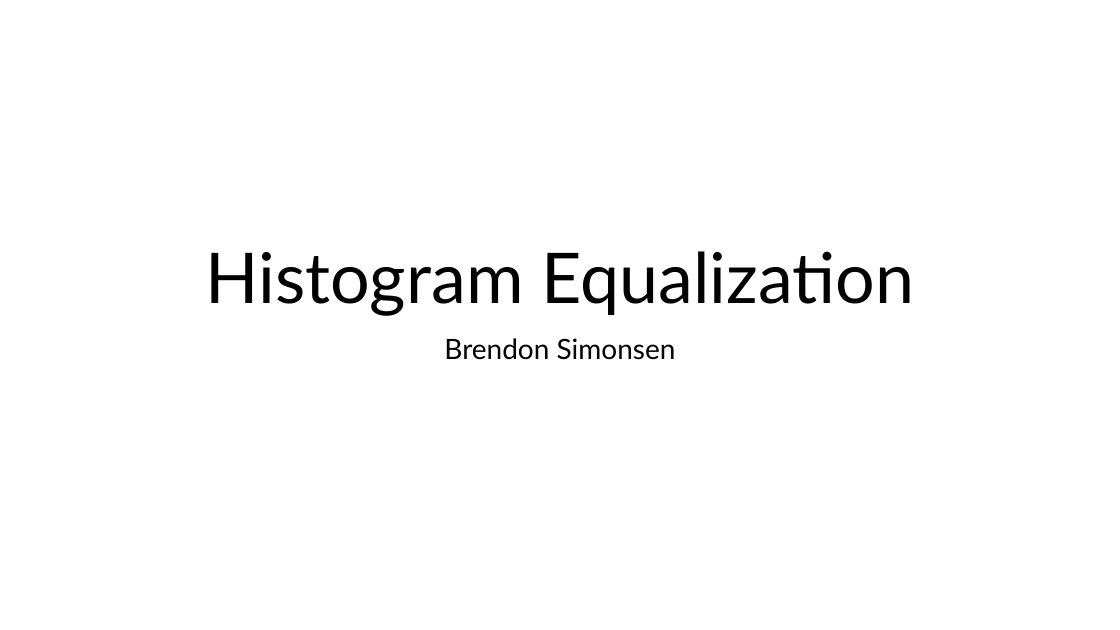
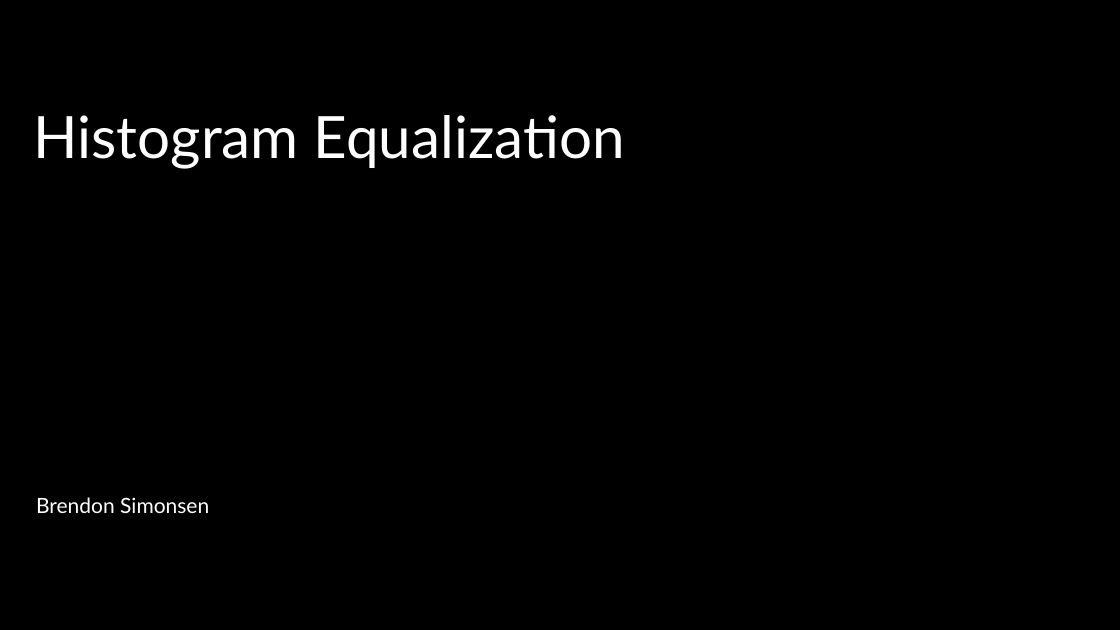
Before and after one commit to bsimonsen27/WSU-Fall26, a slide deck: slide 1 of ECE6220/project/Histogram Equalization.pptx. Drawn at 1120x630 pixels with LibreOffice and Linux fonts; fonts in the diff are those of the drawing. Boxes give left, top, right and bottom in pixels: in the first picture for what was removed or moved away, otherwise in the second. Text is boxed around its words. In the diff, an @@ line names an element or a change of style, - is before the commit and + after.

```diff
--- a/ECE6220/project/Histogram Equalization.pptx
+++ b/ECE6220/project/Histogram Equalization.pptx
@@ background #FFFFFF to #000000 @@
@@ title "Histogram Equalization": place and size @@
-title "Histogram Equalization" at bbox=[205, 251, 914, 316]
+title "Histogram Equalization" at bbox=[34, 115, 625, 169]
@@ title "Histogram Equalization" at bbox=[34, 115, 625, 169]: size 60 to 50 pt, text colour #000000 to #FFFFFF; alignment centre to left; vertical alignment bottom to top @@
@@ subtitle "Brendon Simonsen": place and size @@
-subtitle "Brendon Simonsen" at bbox=[444, 338, 676, 360]
+subtitle "Brendon Simonsen" at bbox=[36, 497, 209, 513]
@@ subtitle "Brendon Simonsen" at bbox=[36, 497, 209, 513]: size 24 to 18 pt, text colour #000000 to #FFFFFF; alignment centre to left @@
```
Also in this commit, not shown: 1 other slide changed, 9 slides added, 1 other file.
